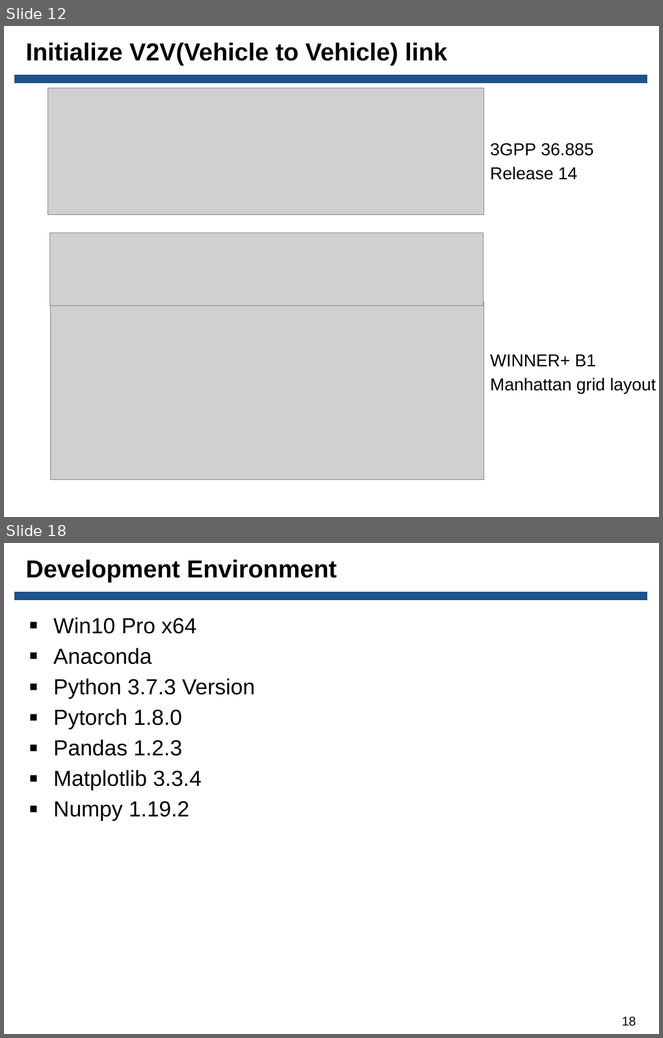
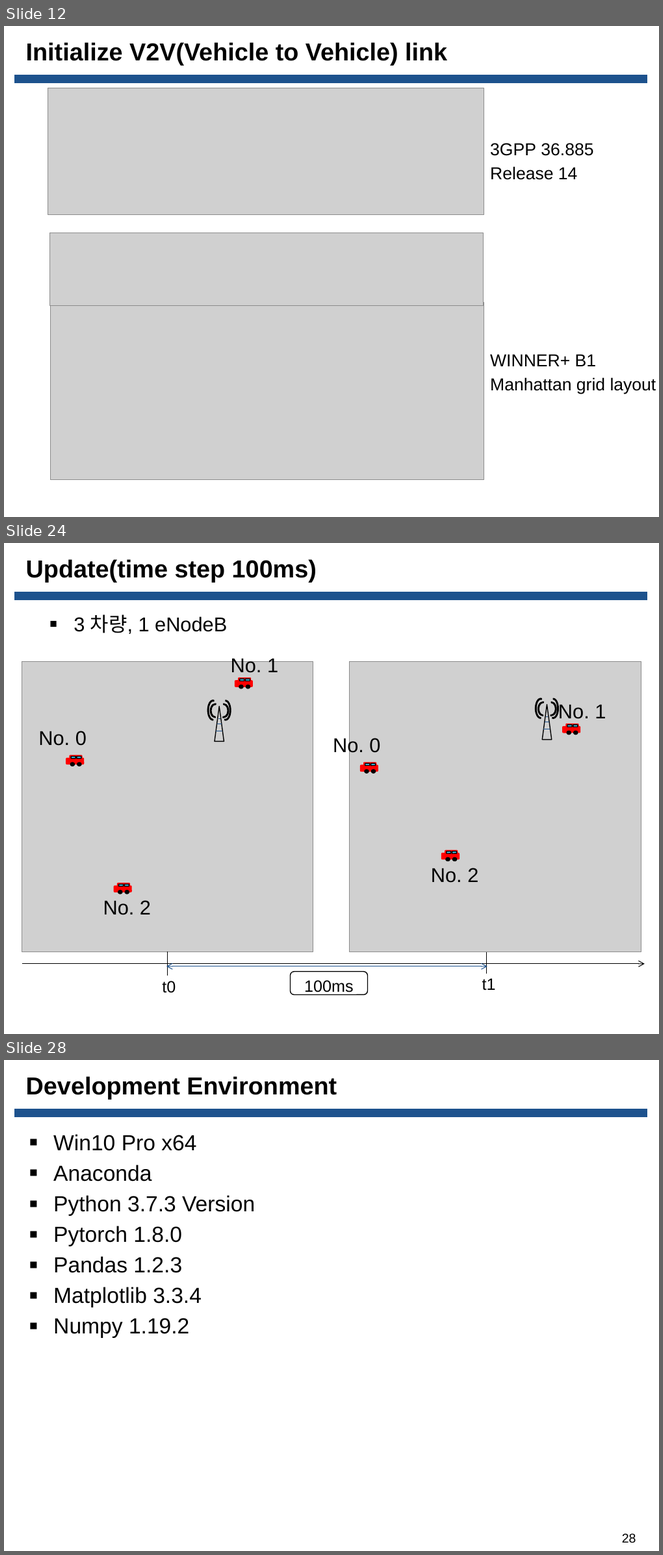
Before and after one commit to Donghee123/MS, a slide deck: V2V DQN Study/C-V2X 3GPP Release 14 채널 시뮬레이션 ppt/20210915_C-V2X 3GPP Release 14 채널 시뮬레이션_한동희_발표자료.pptx. Shown one above the other, each under a label of ours: slides 12 and 18 before the commit, slides 12, 24 and 28 after it; the slides between them are not shown. The pictures are 663x1038 and 663x1555 pixels, drawn with LibreOffice and Linux fonts; fonts in the diff are those of the drawing; grey boxes stand for pictures; background and template pictures are left out. Boxes give left, top, right and bottom in pixels: in the first picture for what was removed or moved away, otherwise in the second. Text is boxed around its words. In the diff, an @@ line names an element or a change of style, - is before the commit and + after.

```diff
--- a/V2V DQN Study/C-V2X 3GPP Release 14 채널 시뮬레이션 ppt/20210915_C-V2X 3GPP Release 14 채널 시뮬레이션_한동희_발표자료.pptx
+++ b/V2V DQN Study/C-V2X 3GPP Release 14 채널 시뮬레이션 ppt/20210915_C-V2X 3GPP Release 14 채널 시뮬레이션_한동희_발표자료.pptx
@@ slide 24 added at [4,543,659,1034], background picture (left out); not listed: 1 template element that a slide beside it also shows @@
@@ title added at [26,559,317,583], 27 pt, text #000000, bold @@
+Update(time step 100ms)
@@ text added at [74,615,227,634], 22 pt, text #000000 @@
+▪ 3 차량, 1 eNodeB
@@ text added at [231,657,278,673], 22 pt, text #000000 @@
+No. 1
@@ picture added at [22,661,313,952] @@
@@ group added at [235,678,253,689]: 4 rounded rectangles, 2 ellipses @@
@@ picture added at [350,661,642,952] @@
@@ group added at [536,698,558,740]: 4 arch (boxed as its full ring)s, 3 lines, 1 triangle @@
@@ group added at [208,700,231,741]: 4 arch (boxed as its full ring)s, 3 lines, 1 triangle @@
@@ text added at [558,704,606,719], 22 pt, text #000000 @@
+No. 1
@@ text added at [38,731,87,746], 22 pt, text #000000 @@
+No. 0
@@ text added at [333,736,380,756], 22 pt, text #000000 @@
+No. 0
@@ group added at [562,724,581,734]: 4 rounded rectangles, 2 ellipses @@
@@ group added at [66,756,84,766]: 4 rounded rectangles, 2 ellipses @@
@@ group added at [360,763,379,773]: 4 rounded rectangles, 2 ellipses @@
@@ group added at [441,850,460,861]: 4 rounded rectangles, 2 ellipses @@
@@ text added at [431,868,478,883], 22 pt, text #000000 @@
+No. 2
@@ group added at [113,883,132,894]: 4 rounded rectangles, 2 ellipses @@
@@ text added at [103,901,151,915], 22 pt, text #000000 @@
+No. 2
@@ line added from (168, 976) to (168, 952), #000000 0.75 pt @@
@@ line added from (486, 974) to (486, 951), #000000 0.75 pt @@
@@ arrow added from (22, 964) to (645, 964), #000000 0.75 pt @@
@@ double arrow added from (166, 967) to (488, 967), #1D528D 0.75 pt @@
@@ text added at [162,981,176,993], 18 pt, text #000000 @@
+t0
@@ rounded rectangle added at [290,972,367,995], outline #000000 1 pt, 18 pt, text #000000 @@
+100ms
@@ text added at [482,979,496,991], 18 pt, text #000000 @@
+t1
@@ what was slide 18 is now slide 28 @@
@@ page number at [622,1534,636,1544]: text changed @@
-18
+28
```
Also in this commit, not shown: 6 slides changed, 9 other slides added, 1 other file.
